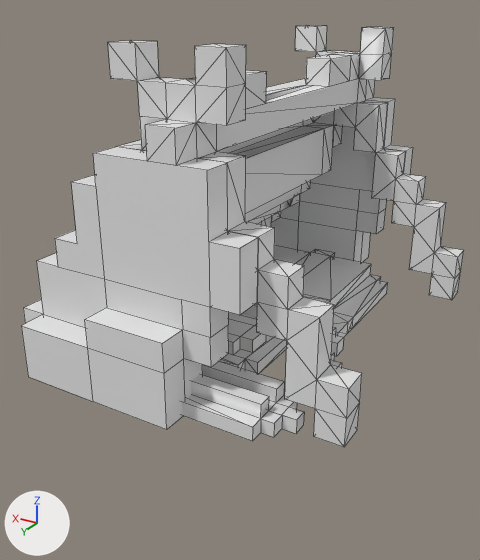
Renders of the FBX model Assets/Graphics/3D/Models/house_lv2.fbx from each side of a commit.
Before and after are seen from a 50 mm camera at (13.57, 3.48, 2.45) aimed at (15.92, -0.43, 0.49). The axes (+X, +Y, +Z) are drawn at lower left. The lights are the same throughout. Mesh edges are drawn as thin lines. Materials are left out; every surface is plain grey. Where no turn or scale is listed for an object, it has been applied to the vertices.

The scene before the commit, as lines of its bpy script (objects in view):
```python
me_cube_017 = bpy.data.meshes.new('Cube.017')
me_cube_017.from_pydata(...)  # 753 vertices, 1348 faces; spans x 3.8..6.6, y 2.6..6.0, z 0.4..2.6
me_cube_017.materials.append(mat_texture_text_001)
ob_house_lv_1 = bpy.data.objects.new('house_lv.1', me_cube_017)
ob_house_lv_1.location = (10.9, -5.201, -0.404)
```
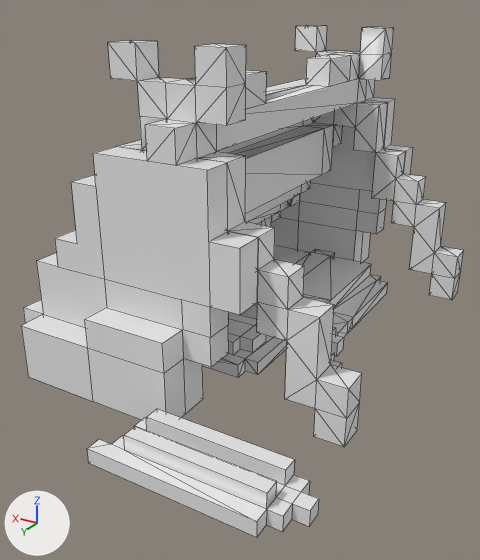
Pixel boxes [x1, y1, x2, y2] of what changed, in the pictures (480 x 560 px; the box of a moved part takes in the faces that stretch with it):
'house_lv.1', reshaped (21% taller): before [21, 26, 464, 447]; after [21, 26, 464, 537]
part 1 of me_cube_017, moved or reshaped: before [182, 361, 304, 441]; after [87, 409, 319, 537]

Edits to the bpy script that builds the scene:
```text
Change me_cube_017:
    where me_cube_017.from_pydata(...)  # 753 vertices, 1348 faces; spans x 3.8..6.6, y 2.6..6.0, z 0.4..2.6
    used by ob_house_lv_1; location = (10.9, -5.201, -0.404)
    me_cube_017 part 1: the loose piece of 48 vertices spanning x 4.1..5.39, y 5.43..5.83, z 0.4..0.6 is moved by (-0.4, 0.65, 0.0)
```
